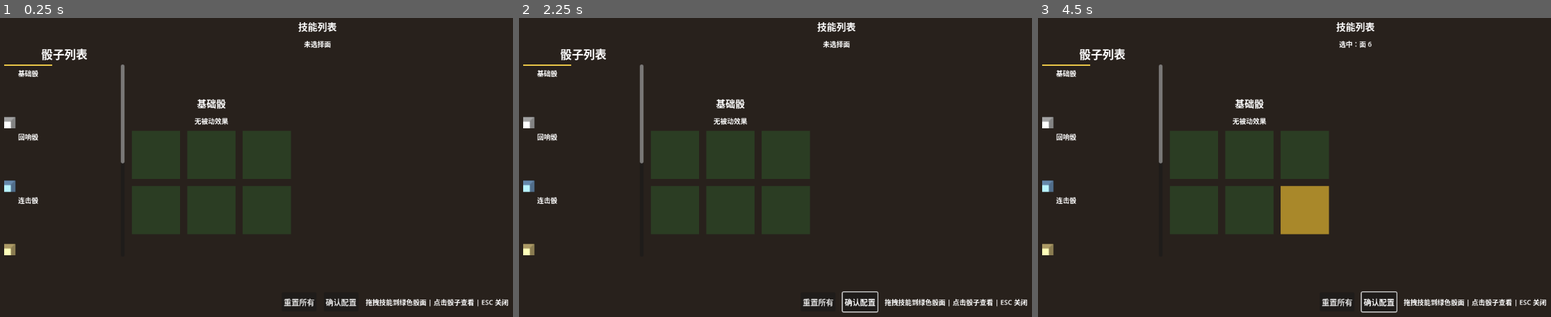
Above: before the commit, frames 1-3 (left to right).
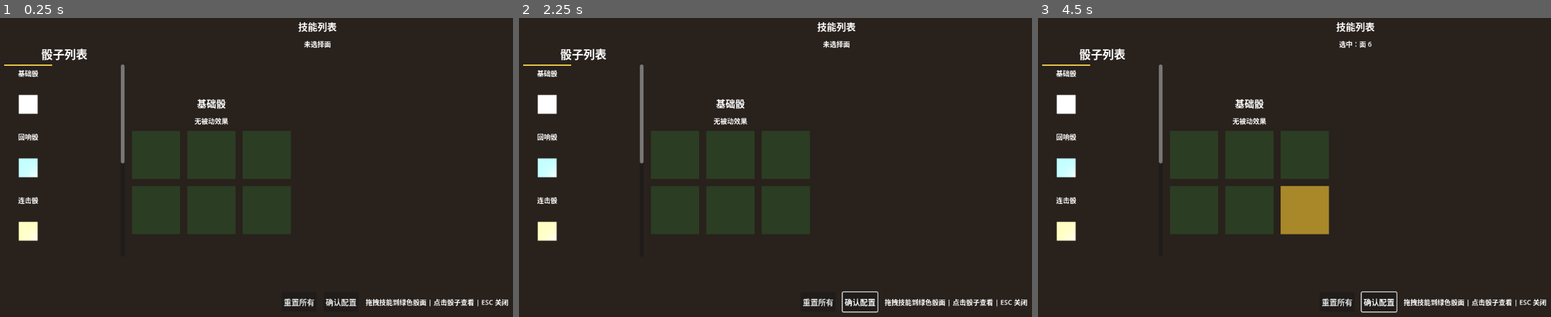
Above: after the commit, the same moments.

Repository: Beezui/trae_godot_dice
Game: Godot game, scene res://scenes/ui/skill_equip_ui_new.tscn
Two runs of this game, one before a commit and one after it. Both use one fixed random seed, a clock stepped at 60 frames per second and the inputs below. This scene is started directly instead of the project's main scene.
Inputs (mouse positions are in pixels of both pictures, inside the frame that each line leads up to):
- Up to frame 1 (0.25 s): no input
- Up to frame 2 (2.25 s): click "重置所有" at 0.5 s; click "确认配置" at 1.25 s; tap Enter (ui_accept) at 2 s; move the mouse to (914, 149) at 2.02 s; hold Up (ui_up) from 2.03 s (still down); tap 1 at 2.1 s; click (914, 149) at 2.17 s
- Up to frame 3 (4.5 s): tap Enter (ui_accept) at 2.27, 2.75, 3.5, 4.25 s; release Up (ui_up) at 2.75 s; drag from (1197, 182) to (1284, 227) at 2.77 s; move the mouse to (1366, 95) at 3.52 s; hold Up (ui_up) 3.53-4.25 s; tap 3 at 3.6 s; drag from (1284, 227) to (1145, 119) at 4.27 s

The runs differ from the first frame. In frame 1, 1.0% of the frame differs, in the area x 0-8%, y 25-80%; in frame 2, 1.0%; in frame 3, 1.0%.

Commit message:
fix: 调整 3D 骰子相机为正视角度，确保骰子完整可见

Diff:
--- a/scenes/ui/skill_equip_ui_new.gd
+++ b/scenes/ui/skill_equip_ui_new.gd
@@ -194,15 +194,15 @@
 	var world = World3D.new()
 	viewport.world_3d = world
 
-	# 相机 — 45° 等距视角，骰子完整居中显示
+	# 相机 — 正视角度
 	var camera = Camera3D.new()
-	camera.position = Vector3(1.2, 1.2, 2.8)  # 对角线位置产生等距视角
+	camera.position = Vector3(0, 0, 3.5)  # 正视角度，确保骰子完整可见
 	camera.rotation = Vector3.ZERO  # 使用 look_at 精确瞄准
 	camera.fov = 45.0
 	camera.current = true
 	root.add_child(camera)
 
-	# 精确瞄准骰子中心
+	# 瞄准骰子中心
 	camera.look_at(Vector3.ZERO)
 
 	# 灯光 - 多方向光源
